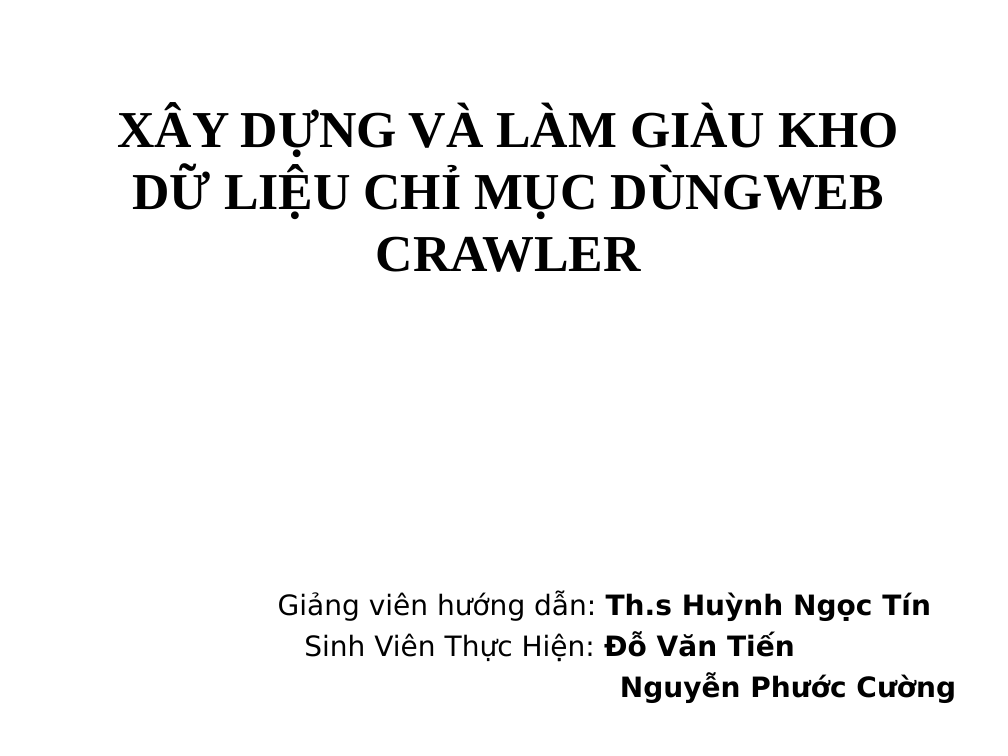
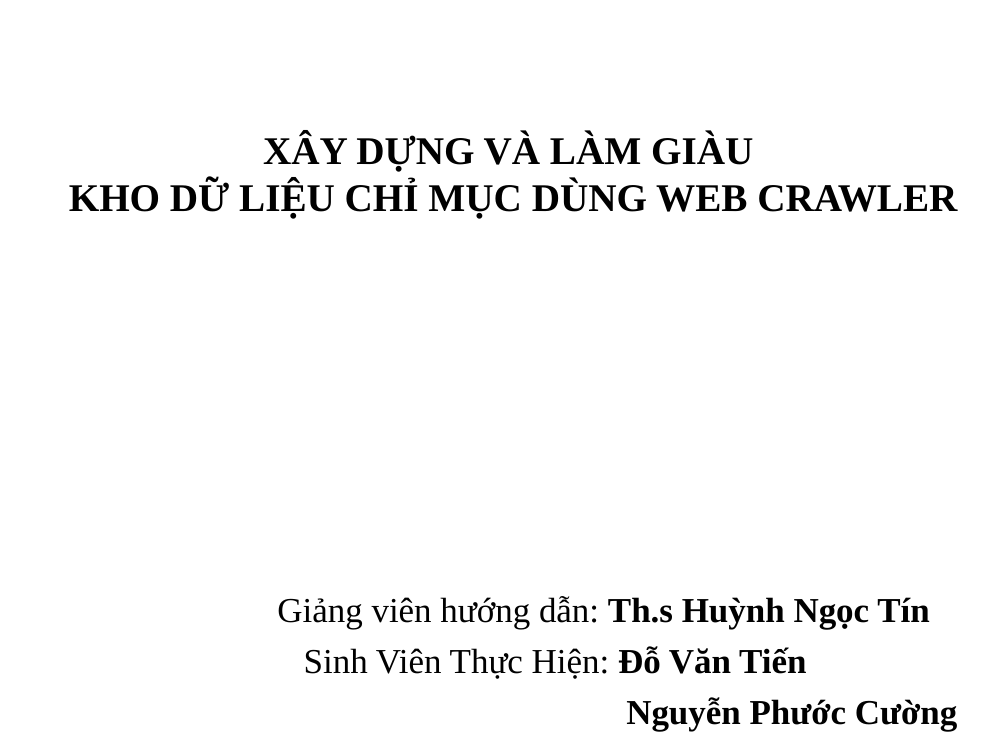
Before and after one commit to tiendv/detaitotnghiep, a slide deck: slide 1 of Report/Bao cao khoa luan/Trinh bay bao cao.ppt. Drawn at 1008x756 pixels with LibreOffice and Linux fonts; fonts in the diff are those of the drawing; background and template pictures are left out. Boxes give left, top, right and bottom in pixels: in the first picture for what was removed or moved away, otherwise in the second. Text is boxed around its words. In the diff, an @@ line names an element or a change of style, - is before the commit and + after.

```diff
--- a/Report/Bao cao khoa luan/Trinh bay bao cao.ppt
+++ b/Report/Bao cao khoa luan/Trinh bay bao cao.ppt
@@ title at [69,133,957,218]: text changed; size 37 to 28 pt @@
-XÂY DỰNG VÀ LÀM GIÀU KHO DỮ LIỆU CHỈ MỤC DÙNGWEB CRAWLER
+XÂY DỰNG VÀ LÀM GIÀU
+KHO DỮ LIỆU CHỈ MỤC DÙNG WEB CRAWLER
@@ subtitle "Giảng viên hướng dẫn: Th.s ..." at [277,596,958,731]: size 20 to 25 pt, font DejaVu Sans to Times New Roman; more space between paragraphs @@
```
Also in this commit, not shown: 3 other slides changed, 14 slides added, 17 slides removed.
